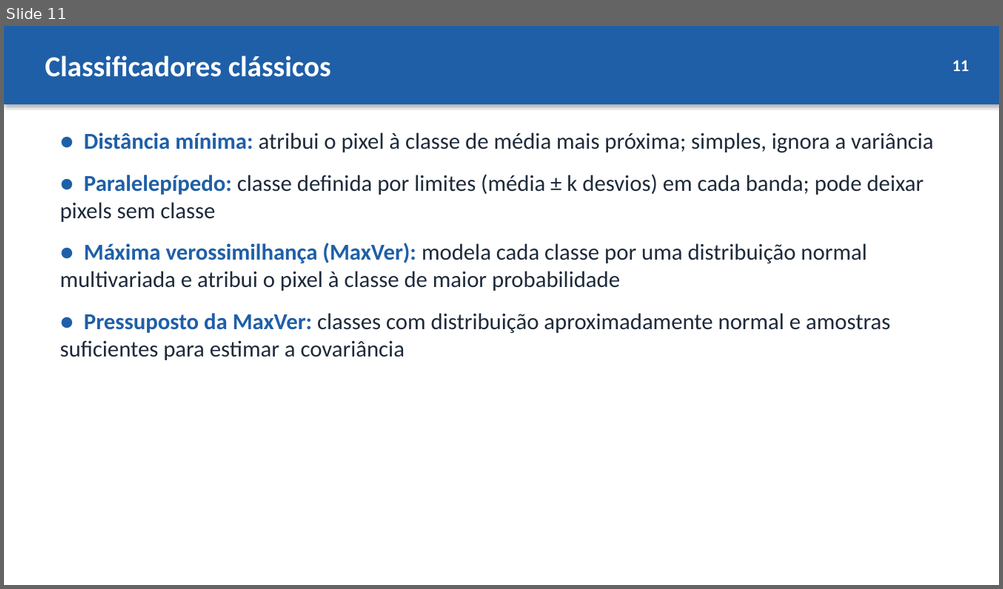
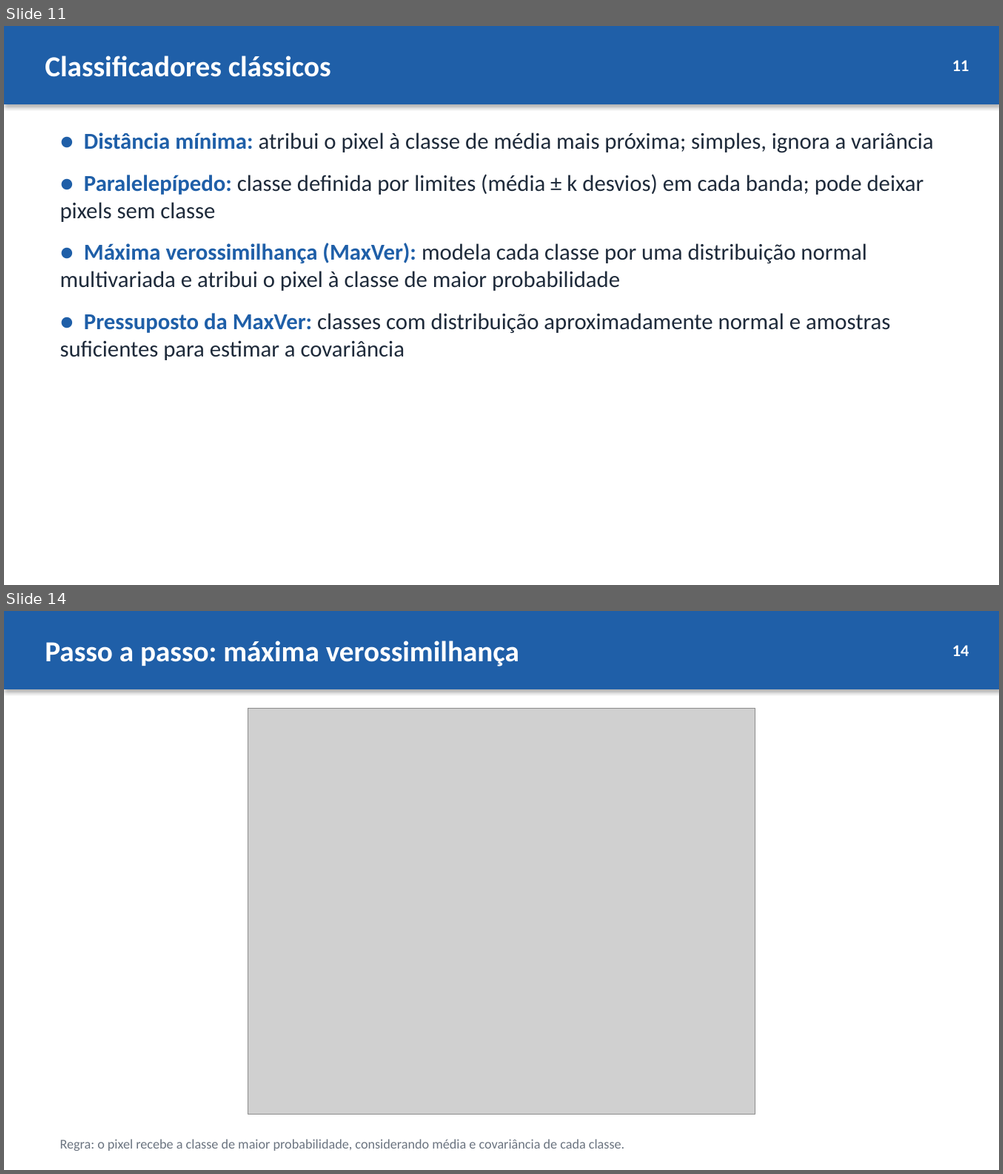
Before and after one commit to hatanpinheiro/hatanpinheiro.github.io, a slide deck: aula/classificacao/slides/Aula2_Classificacao.pptx. Shown one above the other, each under a label of ours: slide 11 before the commit, slides 11 and 14 after it; the slides between them are not shown. The pictures are 1003x589 and 1003x1174 pixels, drawn with LibreOffice and Linux fonts; fonts in the diff are those of the drawing; grey boxes stand for pictures. Boxes give left, top, right and bottom in pixels: in the first picture for what was removed or moved away, otherwise in the second. Text is boxed around its words. In the diff, an @@ line names an element or a change of style, - is before the commit and + after.

```diff
--- a/aula/classificacao/slides/Aula2_Classificacao.pptx
+++ b/aula/classificacao/slides/Aula2_Classificacao.pptx
@@ slide 14 added at <box>4,611,999,1170</box>, background #FFFFFF @@
@@ rectangle added at <box>4,611,999,689</box>, fill #1F5FA8, outline #1F5FA8 1 pt @@
@@ text added at <box>45,641,519,667</box>, 28 pt, text #FFFFFF, bold @@
+Passo a passo: máxima verossimilhança
@@ text added at <box>952,645,969,656</box>, 16 pt, text #FFFFFF, bold @@
+14
@@ picture added at <box>248,708,755,1115</box> @@
@@ text added at <box>60,1139,624,1151</box>, 13 pt, text #6B7480 @@
+Regra: o pixel recebe a classe de maior probabilidade, considerando média e covariância de cada classe.
```
Also in this commit, not shown: 14 slides changed, 4 other slides added, 4 other files.
